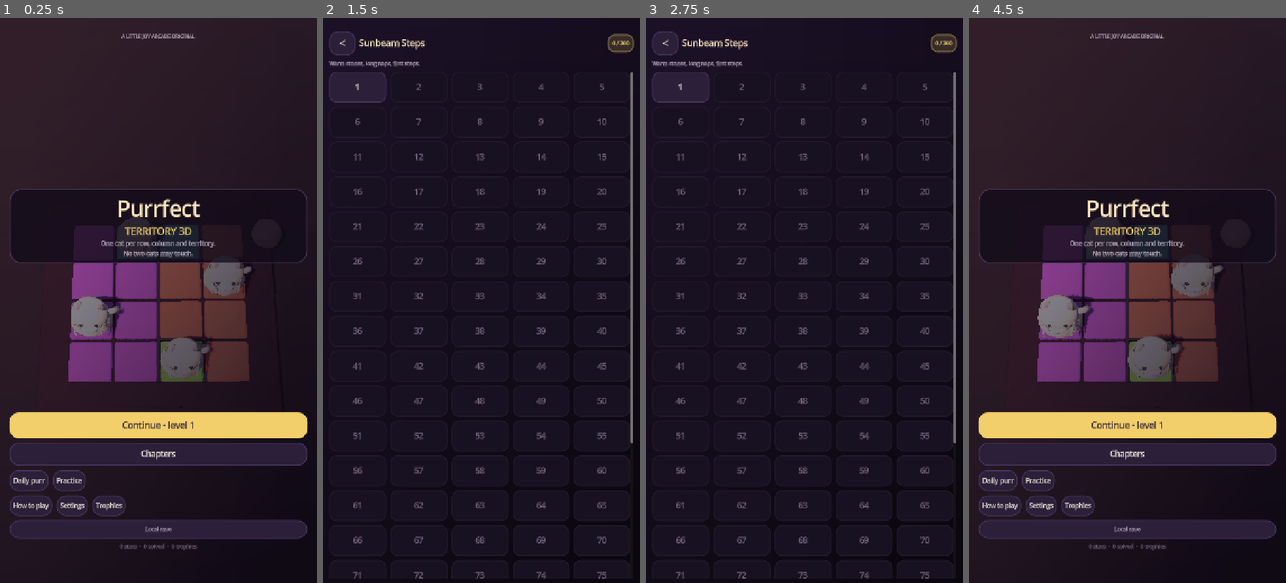
Above: before the commit, frames 1-4 (left to right).
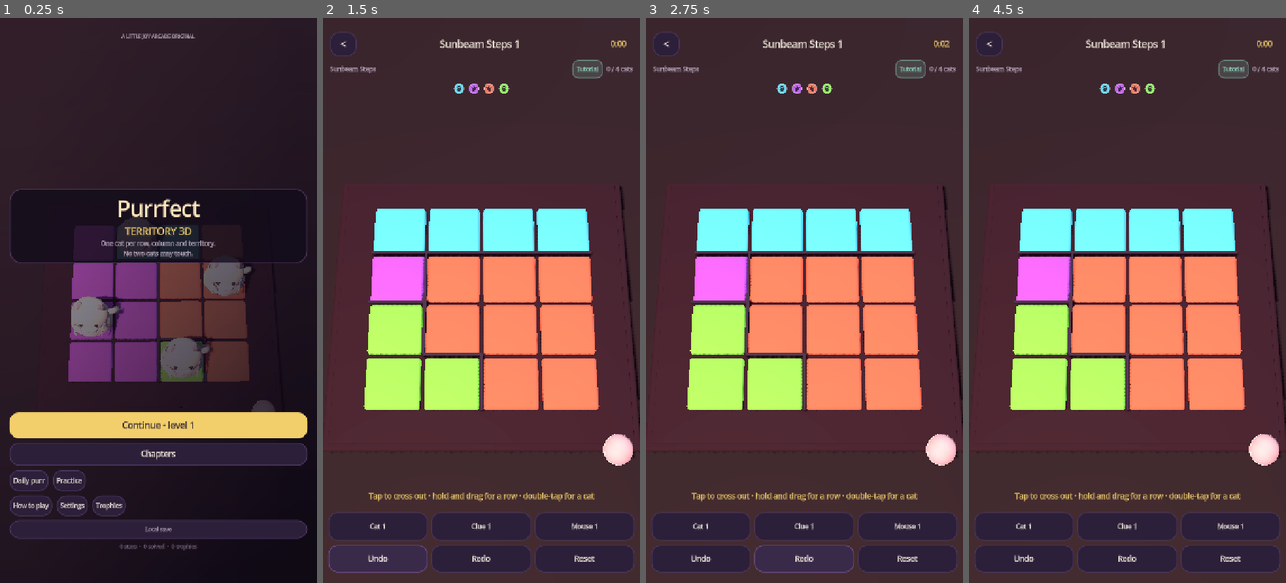
Above: after the commit, the same moments.

Repository: jd4rider/purrfect-territory-3d
Game: Godot game, scene res://Scenes/Main.tscn
Two runs of this game, one before a commit and one after it. Both use one fixed random seed, a clock stepped at 60 frames per second and the inputs below.
Inputs (mouse positions are in pixels of both pictures, inside the frame that each line leads up to):
- Up to frame 1 (0.25 s): no input
- Up to frame 2 (1.5 s): click "Continue · level 1" at 0.5 s; click "<" (after the commit: "Undo") at 1.25 s
- Up to frame 3 (2.75 s): click (804, 560) at 2 s, where only the run after the commit has a clickable "Redo"
- Up to frame 4 (4.5 s): click (1232, 560) at 2.75 s, where only the run after the commit has a clickable "Reset"; click "<" at 3.5 s; click "<" (after the commit: "1") at 4.25 s

The runs differ from the first frame. In frame 1, 0.1% of the frame differs, in the area x 79-87%, y 67-70%; in frame 2, 93%, in the area x 0-100%, y 0-100%; in frame 3, 92%; in frame 4, 66%.

Commit message:
Keep the game controls on screen and clear of the arcade account button
The bottom block was anchored to the bottom edge with zero offsets and no
grow direction, so Godot laid the power-ups, Undo, Redo and Reset out entirely
below the viewport — they were invisible at every size, including inside the
arcade iframe. The block now grows upwards, its safe-area band is measured from
the bars themselves instead of guessed constants, and the bottom-left lane the
arcade client's account button occupies is reserved. The decorative yarn no
longer hangs off the frame edge.

Co-Authored-By: Codebuff <noreply@codebuff.com>

Diff:
--- a/Scripts/Board/Board3D.gd
+++ b/Scripts/Board/Board3D.gd
@@ -427,9 +427,10 @@
 func _build_decor() -> void:
 	var yarn := _instance_model(YARN_MODEL)
 	if yarn != null:
-		# Rest it on the table beside the tray rather than floating at tile height.
-		yarn.scale = Vector3.ONE * 1.6
-		yarn.position = Vector3(float(n) * 0.5 + 0.55, -0.3, -float(n) * 0.5 + 0.25)
+		# Rest it on the table in front of the tray's near corner. The camera
+		# frames only the tray, so anything beside the back edge is cropped.
+		yarn.scale = Vector3.ONE * 1.15
+		yarn.position = Vector3(float(n) * 0.5 + 0.26, -0.3, float(n) * 0.5 + 0.62)
 		decor_root.add_child(yarn)
 
 
--- a/Scripts/Screens/GameScreen.gd
+++ b/Scripts/Screens/GameScreen.gd
@@ -43,6 +43,9 @@
 var _drag_value := true
 var _power_buttons: Dictionary = {}
 var _power_tick := 0.0
+var _top_bar: MarginContainer
+var _bottom_bar: MarginContainer
+var _compact := false
 var _restore: Dictionary = {}
 var _clue_layer: Control
 var _clue_text: Label
@@ -60,6 +63,10 @@
 func _ready() -> void:
 	set_anchors_and_offsets_preset(Control.PRESET_FULL_RECT)
 	mouse_filter = Control.MOUSE_FILTER_PASS
+	# Inside the arcade the game gets a shorter viewport than a full phone
+	# screen (the portal keeps a header and a footer), so the chrome shrinks a
+	# little rather than pushing the tray into a letterbox.
+	_compact = get_viewport().get_visible_rect().size.y < 720.0
 	n = int(level.get("n", 5))
 	regions = LevelFactory.from_array(level.get("regions", []))
 	solution = level.get("solution", [])
@@ -91,8 +98,13 @@
 	board.drag_started.connect(_on_drag_started)
 	board.drag_moved.connect(_on_drag_moved)
 	board.drag_ended.connect(_on_drag_ended)
-	board.set_safe_area(168.0, 184.0)
-	board.fit_camera()
+	board.set_safe_area(160.0, 176.0)
+	call_deferred("_apply_safe_area")
+	if not resized.is_connected(_apply_safe_area):
+		resized.connect(_apply_safe_area)
+	# The arcade client mounts its account button from a DOM event, which can
+	# land just after this screen is built.
+	get_tree().create_timer(1.5).timeout.connect(_apply_safe_area)
 	_sync_board()
 	if _restore.is_empty():
 		_show_toast("Tap to cross out · hold and drag for a row · double-tap for a cat")
@@ -115,20 +127,60 @@
 # HUD
 # --------------------------------------------------------------------------
 
+## The tray is centred in whatever the bars leave free, measured from the bars
+## themselves. Hardcoded band sizes put the tray behind the controls as soon as
+## the viewport was shorter than a full phone screen.
+func _apply_safe_area() -> void:
+	if board == null:
+		return
+	_apply_chip_lane()
+	var top_h := _top_bar.size.y if _top_bar != null else 152.0
+	var bottom_h := _bottom_bar.size.y if _bottom_bar != null else 168.0
+	board.set_safe_area(top_h + 8.0, bottom_h + 4.0)
+
+
+## The arcade client floats its round account button in the bottom-left corner.
+## The controls leave that lane empty rather than drawing Undo underneath it.
+func _apply_chip_lane() -> void:
+	if _bottom_bar == null:
+		return
+	var inset := 12.0
+	if OS.has_feature("web"):
+		var css := 0.0
+		var raw: Variant = JavaScriptBridge.eval("window.__ljaChipInset || 0", true)
+		if raw != null:
+			css = float(raw)
+		if css > 0.0:
+			var design_w := maxf(1.0, get_viewport().get_visible_rect().size.x)
+			var raw_w: Variant = JavaScriptBridge.eval("window.innerWidth || 0", true)
+			var css_w := 1.0 if raw_w == null else maxf(1.0, float(raw_w))
+			# Design pixels, so the lane stays the same physical width as the
+			# button at every phone size.
+			inset += css * design_w / css_w
+	_bottom_bar.add_theme_constant_override("margin_left", int(round(inset)))
+
+
 func _build_hud() -> void:
+	var power_h := 54 if _compact else 64
+	var action_h := 54 if _compact else 62
+	var gap := 8 if _compact else 10
+	var bottom_margin := 14 if _compact else 24
+	var top_margin := 24 if _compact else 32
+
 	var top := MarginContainer.new()
 	top.set_anchors_and_offsets_preset(Control.PRESET_TOP_WIDE)
 	top.add_theme_constant_override("margin_left", 16)
 	top.add_theme_constant_override("margin_right", 16)
-	top.add_theme_constant_override("margin_top", 32)
+	top.add_theme_constant_override("margin_top", top_margin)
 	add_child(top)
+	_top_bar = top
 	var top_column := Ui.column(8)
 	top.add_child(top_column)
 
 	var header := Ui.row(8)
 	top_column.add_child(header)
 	var back := Ui.ghost("<", func() -> void:
-		_leave(), 52, 22, 12)
+		_leave(), 46 if _compact else 52, 22, 12)
 	back.custom_minimum_size.x = 60
 	header.add_child(back)
 	title_label = Ui.label(String(level.get("title", "Puzzle")), 22, Ui.INK, HORIZONTAL_ALIGNMENT_CENTER)
@@ -156,12 +208,13 @@
 	top_column.add_child(legend_row)
 
 	# toast sits just above the controls, where the eye already is
+	var toast_bottom := bottom_margin + power_h + gap + action_h + 6
 	toast_label = Ui.label("", 17, Ui.GOLD, HORIZONTAL_ALIGNMENT_CENTER, true)
 	toast_label.set_anchors_and_offsets_preset(Control.PRESET_BOTTOM_WIDE)
 	toast_label.offset_left = 24
 	toast_label.offset_right = -24
-	toast_label.offset_top = -258
-	toast_label.offset_bottom = -196
+	toast_label.offset_top = -(toast_bottom + 62)
+	toast_label.offset_bottom = -toast_bottom
 	toast_label.vertical_alignment = VERTICAL_ALIGNMENT_CENTER
 	toast_label.visible = false
 	add_child(toast_label)
@@ -175,35 +228,39 @@
 
 	var bottom := MarginContainer.new()
 	bottom.set_anchors_and_offsets_preset(Control.PRESET_BOTTOM_WIDE)
+	# The block hangs off the bottom edge, so it has to grow upwards. Without
+	# this the whole control row is laid out below the screen and disappears.
+	bottom.grow_vertical = Control.GROW_DIRECTION_BEGIN
 	bottom.add_theme_constant_override("margin_left", 12)
 	bottom.add_theme_constant_override("margin_right", 12)
-	bottom.add_theme_constant_override("margin_bottom", 24)
+	bottom.add_theme_constant_override("margin_bottom", bottom_margin)
 	add_child(bottom)
-	var controls := Ui.column(10)
+	_bottom_bar = bottom
+	var controls := Ui.column(gap)
 	bottom.add_child(controls)
 
 	# The three earned assists. A spent one shows its refill countdown.
 	var powers := Ui.row(8)
 	controls.add_child(powers)
 	for kind in Save.POWERUP_KINDS:
-		powers.add_child(_power_button(String(kind)))
+		powers.add_child(_power_button(String(kind), power_h))
 
 	var actions := Ui.row(8)
 	controls.add_child(actions)
-	actions.add_child(_action("Undo", func() -> void: _undo()))
-	actions.add_child(_action("Redo", func() -> void: _redo()))
-	actions.add_child(_action("Reset", func() -> void: _reset()))
+	actions.add_child(_action("Undo", func() -> void: _undo(), action_h))
+	actions.add_child(_action("Redo", func() -> void: _redo(), action_h))
+	actions.add_child(_action("Reset", func() -> void: _reset(), action_h))
 	_refresh_powerups()
 
 
-func _action(text: String, on_press: Callable) -> Button:
-	var node := Ui.ghost(text, on_press, 62, 17, 8)
+func _action(text: String, on_press: Callable, height := 62) -> Button:
+	var node := Ui.ghost(text, on_press, height, 17, 8)
 	node.size_flags_horizontal = Control.SIZE_EXPAND_FILL
 	return node
 
 
-func _power_button(kind: String) -> Button:
-	var node := Ui.ghost("", func() -> void: _use_powerup(kind), 64, 15, 6)
+func _power_button(kind: String, height := 64) -> Button:
+	var node := Ui.ghost("", func() -> void: _use_powerup(kind), height, 15, 6)
 	node.size_flags_horizontal = Control.SIZE_EXPAND_FILL
 	node.add_theme_color_override("font_disabled_color", Ui.DIM)
 	_power_buttons[kind] = node
@@ -867,4 +924,9 @@
 			"clue": Save.powerup_count("clue"),
 			"mouse": Save.powerup_count("mouse"),
 		},
+		"ui": {
+			"compact": _compact,
+			"top": [_top_bar.position.y, _top_bar.size.y] if _top_bar != null else [],
+			"bottom": [_bottom_bar.position.y, _bottom_bar.size.y] if _bottom_bar != null else [],
+		},
 	}
Not shown, changed: site/index.pck
